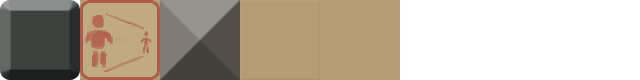
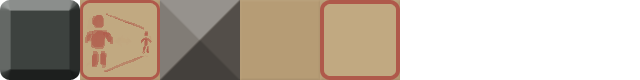
Layer changes from the first 640×80 image to the second:
added group "level button" with 2 layers above "size changer" over [320,0,400,80]
added layer "Shape 2" (1st of 2, in "level button") in group "level button" over [320,0,400,80]
renamed "Shape 4 copy" to "Shape 4 copy 2", moved it into group "level button" over [320,0,400,80]
